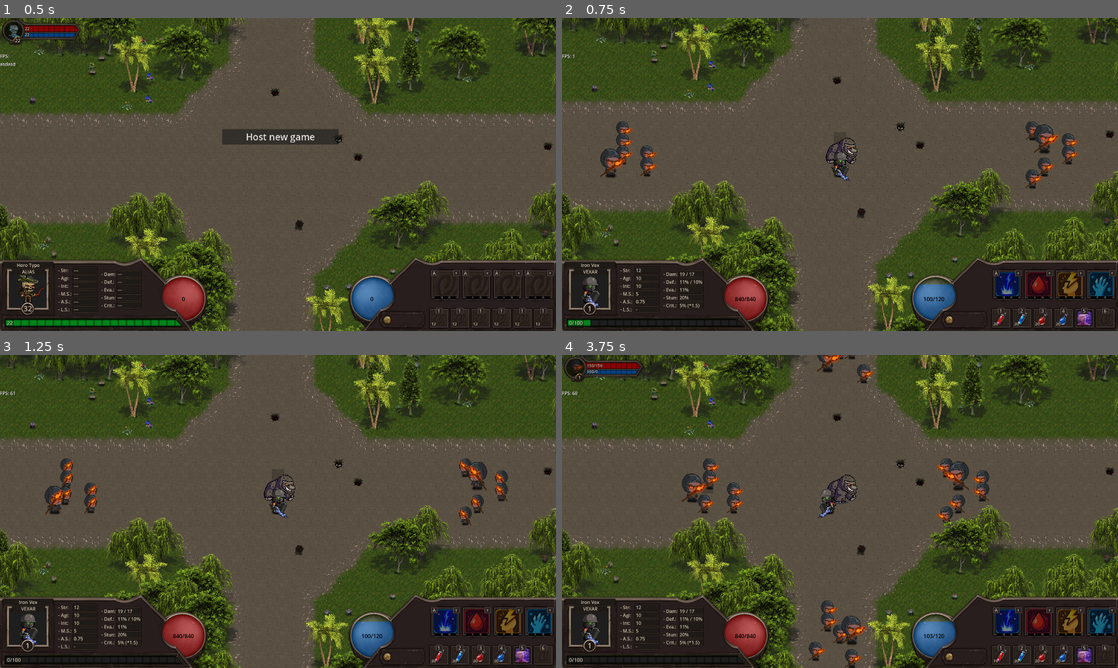
Above: before the commit, frames 1-4 (two rows, left to right).
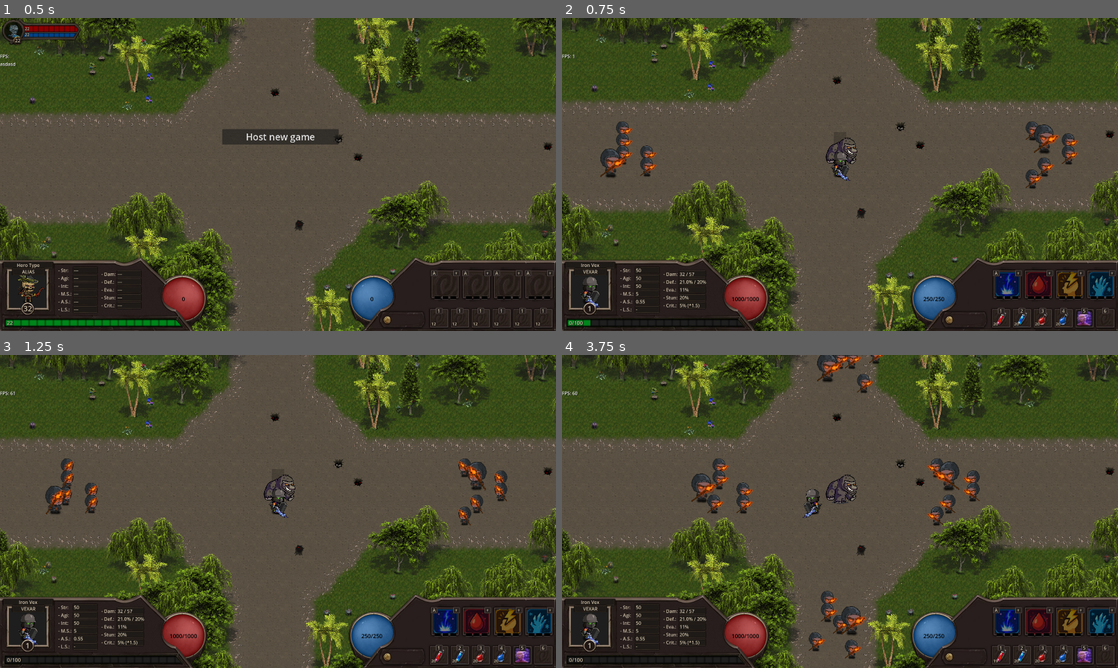
Above: after the commit, the same moments.

Repository: LucasJappert/moomoo-lan-party
Game: Godot game, scene res://scenes/my_main_scene.tscn
Two runs of this game, one before a commit and one after it. Both use one fixed random seed, a clock stepped at 60 frames per second and the inputs below.
Inputs (mouse positions are in pixels of both pictures, inside the frame that each line leads up to):
- Up to frame 1 (0.5 s): no input
- Up to frame 2 (0.75 s): click "Host new game" at 0.5 s
- Up to frame 3 (1.25 s): no input
- Up to frame 4 (3.75 s): tap Enter at 1.25 s; drag from (840, 505) to (628, 486) at 1.27 s; drag from (650, 480) to (840, 511) at 2.02 s; move the mouse to (673, 505) at 2.77 s; hold D 2.78-3.5 s; tap 1 at 2.85 s; click (673, 505) at 2.92 s; drag from (728, 505) to (673, 464) at 3.52 s

Frame 1 is identical in both runs. In frame 2, 0.2% of the frame differs, in the area x 13-70%, y 80-92%; in frame 3, 0.8%; in frame 4, 5.0%, in the area x 0-77%, y 0-100%.

Commit message:
Enemy spellcasting system

Diff:
--- a/scenes/entity/entity_scene.tscn
+++ b/scenes/entity/entity_scene.tscn
@@ -146,6 +146,11 @@
 debug_color = Color(1, 1, 1, 0.054)
 
 [node name="CombatData" parent="." instance=ExtResource("5_wjrb4")]
+current_hp = null
+current_mana = null
+attack_type = null
+projectile_type = null
+target_entity_name = null
 
 [node name="HUD" type="Node2D" parent="."]
 script = ExtResource("3_wjrb4")
--- a/scripts/controllers/enemies_waves_controller.gd
+++ b/scripts/controllers/enemies_waves_controller.gd
@@ -31,6 +31,6 @@
 			var is_boss = (i == ENEMIES_BY_ZONE - 1)
 			enemy._boss_level = _wave_number if is_boss else 0
 
-			enemy.can_attack = false
+			# enemy.can_attack = false
 			GameManager.add_enemy(enemy)
 			# return
--- a/scripts/entity/combat_data/combat_data.gd
+++ b/scripts/entity/combat_data/combat_data.gd
@@ -5,8 +5,8 @@
 @onready var combat_effect_node = $CombatEffectNode
 
 var stats: CombatStats = CombatStats.new()
-@export var current_hp: int = 100
-@export var current_mana: int = 100
+@export var current_hp: int = 0
+@export var current_mana: int = 0
 @export var attack_type := AttackTypes.MELEE
 @export var projectile_type: String = Projectile.TYPES.NONE
 var _skills: Array[Skill] = []
@@ -37,8 +37,12 @@
 
 var charged_skill: Skill
 var keep_ground: bool = false
+var enemy_spell_caster: EnemySpellCaster
 
 func _ready() -> void:
+	if GameManager.AM_I_HOST == false:
+		set_process(false)
+
 	stats.initialize_default_values() # TODO: Review this... Why dont use get_default_instance()?
 
 	# Initialize items
@@ -52,9 +56,9 @@
 
 	# Agregamos una señal para cuando se agrega un hijo a combat_effect_node
 	combat_effect_node.connect("child_entered_tree", func(p_effect: CombatEffect):
+		update_cache_total_stats()
+
 		if !GameManager.MY_PLAYER: return
-
-		update_cache_total_stats()
 
 		if my_owner().is_my_player(): GameManager.my_main.gui_scene.add_effect_to_my_effects(p_effect)
 
@@ -68,23 +72,28 @@
 		return CombatEffect.get_instance_from_dict(effect_data)
 
 func _post_ready() -> void:
-	# At the moment, the player is the only entity that has items
-	if my_owner() is Player == false: return
-
 	if not GameManager.AM_I_HOST: return
+
+	current_hp = int(get_total_hp())
+	current_mana = int(get_total_mana())
+
+	print("my_owner() name: ", my_owner().name)
+	if my_owner() is Enemy:
+		enemy_spell_caster = EnemySpellCaster.new(my_owner())
 
 	for item in _items:
 		my_owner().rpc_handler.send_item_updated(item) # Send items to clients
 
-# TODO: Improve this
-func _process(_delta: float):
+func _process(_delta: float): # Run only when it is the host
 	if not my_owner(): return
 
 	try_physical_attack(_delta)
 
-	_try_to_add_effect_from_skills()
+	_try_to_add_effect_from_skills() # TODO: Try to improve this (maybe using signals)
 
 	_actions_after_1_second(_delta)
+
+	if enemy_spell_caster: enemy_spell_caster._process(_delta)
 
 # TODO: Review
 func _server_execute_physical_damage(_target: Entity) -> void:
@@ -355,6 +364,9 @@
 		if total_damage < 0: total_damage = 0
 		_di.total_damage = total_damage
 
+func get_skills() -> Array[Skill]:
+	return _skills
+
 func get_skill(p_name: String) -> Skill:
 	for skill in _skills:
 		if not skill.learned_level: continue
@@ -440,6 +452,7 @@
 
 	return true
 # endregion TRY PHISICAL ATTACK
+
 
 # region 	SERVER METHODS
 func global_receive_damage_or_heal(_di: DamageInfo):
@@ -459,7 +472,6 @@
 	register_attacker(_di.get_attacker())
 
 func _try_to_add_effect_from_skills() -> void:
-	if not my_owner() is Player: return
 	for skill in _skills:
 		if not skill.learned_level: continue
 		var skill_base = skill.get_learned_skill()
--- a/scripts/entity/combat_data/combat_effect.gd
+++ b/scripts/entity/combat_data/combat_effect.gd
@@ -86,7 +86,7 @@
 	if _attacker.combat_data.current_hp < _attacker.combat_data.get_total_hp() && _di.total_damage > 0:
 		var _attacker_life_steal_percent = _attacker.combat_data.cache_total_stats.life_steal_percent
 		if _attacker_life_steal_percent > 0:
-			var total_heal = int(_di.total_damage * _attacker_life_steal_percent)
+			var total_heal = int(max(1, _di.total_damage * _attacker_life_steal_percent))
 			if total_heal > 0:
 				var new_di = DamageInfo.get_instance()
 				new_di.total_damage = - total_heal
--- a/scripts/entity/combat_data/combat_stats.gd
+++ b/scripts/entity/combat_data/combat_stats.gd
@@ -107,21 +107,21 @@
 	var attr = CombatStats.new()
 	attr.hp = _str * 20
 	attr.hp_regeneration_points = _str * 0.1
-	attr.physical_attack_power = _str
+	attr.physical_attack_power = _str * 0.5
 	return attr
 
 static func get_extra_stats_by_intelligence(_int: int) -> CombatStats:
 	var attr = CombatStats.new()
-	attr.mana = _int * 12
+	attr.mana = _int * 5
 	attr.mana_regeneration_points = _int * 0.1
 	attr.magic_attack_power = _int
 	return attr
 
 static func get_extra_stats_by_agility(_agi: int) -> CombatStats:
 	var attr = CombatStats.new()
-	attr.attack_speed = _agi * 0.025
-	attr.evasion = _agi * 0.001 # 1000 of agility = 1 = 100% evasion
-	attr.physical_defense_percent = _agi * 0.001 # 1000 of agility = 1 = 100% defense
+	attr.attack_speed = _agi * 0.001 # 1000 of agility = 1 = Cada segundo 1 ataque
+	attr.evasion = _agi * 0.0002 # 5000 of agility = 1 = 100% evasion
+	attr.physical_defense_percent = _agi * 0.0002 # 5000 of agility = 1 = 100% defense
 	return attr
 
 # region 	GETTERs
--- /dev/null
+++ b/scripts/entity/combat_data/components/enemy_spell_caster.gd
@@ -0,0 +1,44 @@
+class_name EnemySpellCaster
+
+var _enemy: Entity
+var cast_timer: float = 0.0
+var next_cast_delay: float = 0.0
+
+func _init(enemy: Entity):
+	_enemy = enemy
+	randomize()
+	_set_next_cast_delay()
+
+func _process(delta):
+	if not _enemy: return
+	if _enemy._boss_level == 0: return
+
+	cast_timer += delta
+	if cast_timer < next_cast_delay: return
+
+	_try_cast_random_skill()
+	_set_next_cast_delay()
+	cast_timer = 0.0
+
+func _set_next_cast_delay() -> void:
+	var factor = clamp(float(_enemy.level - 1) / EnemiesWavesController.TOTAL_WAVES, 0.0, 1.0) # Normalize level 1-30 to 0-1
+	var min_delay = lerp(6.0, 2.0, factor)
+	var max_delay = lerp(12.0, 5.0, factor)
+	next_cast_delay = randf_range(min_delay, max_delay)
+
+func _try_cast_random_skill() -> bool:
+	if _enemy.combat_data._target_entity == null: return false
+
+	var available_skills: Array[Skill] = _enemy.combat_data.get_skills().filter(func(skill):
+		if skill.get_learned_skill() == null: return false
+		if not skill.can_use(_enemy): return false
+
+		return true
+	)
+
+	if available_skills.size() == 0: return true
+
+	var skill_to_cast: Skill = available_skills[randi() % available_skills.size()]
+	skill_to_cast.use(_enemy, _enemy.combat_data._target_entity)
+
+	return true
--- a/scripts/entity/enemy.gd
+++ b/scripts/entity/enemy.gd
@@ -20,6 +20,8 @@
 	_ready_for_server()
 
 func _ready_for_server():
+	_set_next_cast_delay()
+
 	if not multiplayer.is_server():
 		return
 	timer_500ms = Timer.new()
@@ -89,3 +91,21 @@
 			closest_player = player
 
 	return closest_player
+
+# region TRY SKILL USE
+var cast_timer: float = 0.0
+var next_cast_delay: float = 0.0
+func _set_next_cast_delay():
+	# Ejemplo: nivel 1 = casteo cada 4~6s, nivel 10 = casteo cada 1~2s
+	var min_delay = lerp(6.0, 2.0, clamp(level / 10.0, 0, 1))
+	var max_delay = lerp(8.0, 3.0, clamp(level / 10.0, 0, 1))
+	next_cast_delay = randf_range(min_delay, max_delay)
+
+func try_cast_random_skill():
+	var available_skills = combat_data._skills.filter(func(s): return s.can_use(self))
+
+	if available_skills.size() == 0:
+		return
+
+	var skill_to_cast = available_skills[randi() % available_skills.size()]
+	skill_to_cast.use(self)
--- a/scripts/entity/entity.gd
+++ b/scripts/entity/entity.gd
@@ -65,6 +65,17 @@
 
 # region 	GETTERs
 func is_my_player() -> bool: return false
+
+func get_my_enemies() -> Array[Entity]:
+	if self is Player or self is Moomoo: return GameManager.get_enemies()
+
+	if self is Enemy:
+		var result: Array[Entity] = []
+		result.append_array(GameManager.get_players())
+		result.append(GameManager.get_moomoo())
+		return result
+
+	return []
 # endregion GETTERs
 
 # region 	SETTERs
--- a/scripts/factories/enemy_factory.gd
+++ b/scripts/factories/enemy_factory.gd
@@ -7,7 +7,13 @@
 	return enemy
 
 # region INTERNAL METHODS
+static func _set_base_stats(_enemy: Enemy):
+	_enemy.combat_data.stats.agility = 4
+	_enemy.combat_data.stats.strength = 4
+	_enemy.combat_data.stats.intelligence = 4
+
 static func set_frost_revenant(_enemy: Enemy):
+	_set_base_stats(_enemy)
 	if _enemy.enemy_type != EnemyTypes.FROST_REVENANT: return false
 
 	_enemy.combat_data.stats.hp = 100
@@ -19,6 +25,7 @@
 	return true
 
 static func set_warden_of_decay(_enemy: Enemy):
+	_set_base_stats(_enemy)
 	if _enemy.enemy_type != EnemyTypes.WARDEN_OF_DECAY: return false
 
 	_enemy.combat_data.stats.hp = 120
@@ -30,6 +37,7 @@
 	return true
 
 static func set_flame_cultist(_enemy: Enemy):
+	_set_base_stats(_enemy)
 	if _enemy.enemy_type != EnemyTypes.FLAME_CULTIST: return false
 
 	_enemy.combat_data.stats.hp = 150
@@ -44,7 +52,8 @@
 	_enemy.combat_data._skills.append_array([
 		Skill.get_new_learned_skill(Skill.Names.LIFESTEAL),
 		# Skill.get_new_learned_skill(Skill.Names.MIRROR_DEMISE),
-		Skill.get_new_learned_skill(Skill.Names.FROZEN_TOUCH)
+		# Skill.get_new_learned_skill(Skill.Names.FROZEN_TOUCH),
+		Skill.get_new_learned_skill(Skill.Names.STORM_STRIKE)
 	])
 
 # endregion
--- a/scripts/globals/game_manager.gd
+++ b/scripts/globals/game_manager.gd
@@ -89,6 +89,8 @@
 func get_enemies() -> Array[Entity]:
 	return entities.values().filter(func(e): return e is Enemy)
 
+func get_moomoo() -> Entity: return moomoo
+
 func get_entity(entity_name: String) -> Entity:
 	return entities.get(entity_name)
 
--- a/scripts/models/skill.gd
+++ b/scripts/models/skill.gd
@@ -304,16 +304,12 @@
 func _apply_storm_strike(_attacker: Entity, _target: Entity) -> bool:
 	if not _target: return false
 
-	# We could remove this logic
-	if _attacker is Player and not _target is Enemy: return false
-	if _attacker is Enemy and not (_target is Player or _target is Moomoo): return false
-
 	var attacker_stats = _attacker.combat_data.cache_total_stats
 	var total_damage = get_stats().custom_damage_heal.get_total_damage_heal(attacker_stats.agility, attacker_stats.strength, attacker_stats.intelligence)
 
 	var targets = [_target]
-	var enemies = GameManager.get_enemies()
-	targets.append_array(GlobalsEntityHelpers.get_closest_entities(_target.global_position, get_max_targets() - 1, enemies, MapManager.TILE_SIZE_INT * 6, [_target]))
+	var my_enemies = _attacker.get_my_enemies()
+	targets.append_array(GlobalsEntityHelpers.get_closest_entities(_target.global_position, get_max_targets() - 1, my_enemies, MapManager.TILE_SIZE_INT * 6, [_target]))
 
 	for target in targets:
 		var _di := DamageInfo.new(total_damage, get_learned_skill().damage_type)
--- a/scripts/types/hero_types.gd
+++ b/scripts/types/hero_types.gd
@@ -64,12 +64,10 @@
 	return heros_json_data[hero_type]
 
 static func initialize_hero(player: Player) -> void:
-	player.combat_data.stats.hp = 400
-	player.combat_data.stats.mana = 100
 	player.json_data = HeroTypes.get_hero_json_data(player.hero_type)
 	var stats = CombatStats.new()
-	stats.physical_defense_percent = 0.1
-	stats.magic_defense_percent = 0.1
+	stats.physical_defense_percent = 0.2
+	stats.magic_defense_percent = 0.2
 	stats.evasion = 0.05
 	stats.crit_chance = 0.05
 	stats.crit_multiplier = 1.5
@@ -77,9 +75,9 @@
 	stats.physical_attack_power = 7
 	stats.magic_attack_power = 7
 	stats.move_speed = 5
-	stats.agility = 10
-	stats.strength = 10
-	stats.intelligence = 10
+	stats.agility = 50
+	stats.strength = 50
+	stats.intelligence = 50
 	stats.attack_range = CombatStats.MIN_ATTACK_RANGE
 	# region Add some potions
 	player.combat_data.add_item(SlotItemInfo.get_consumable_slot_item(Item.get_item(Item.Names.HEALTH_POTION_I), 20))
@@ -91,11 +89,10 @@
 	# endregion Add some potions
 
 	if player.hero_type == IRON_VEX:
-		stats.hp = 600
 		stats.evasion = 0.1
-		stats.agility = 10
-		stats.strength = 12
-		stats.intelligence = 10
+		stats.agility = 50
+		stats.strength = 50
+		stats.intelligence = 50
 		player.combat_data._skills = [
 			Skill.get_skill(Skill.Names.STORM_STRIKE),
 			Skill.get_skill(Skill.Names.LIFESTEAL),
@@ -121,7 +118,6 @@
 		player.combat_data._skills = [Skill.get_skill(Skill.Names.LIFESTEAL)]
 
 	player.combat_data.update_base_stats(stats)
-	player.combat_data.current_hp = int(player.combat_data.get_total_hp())
 
 # [
 #   {
Not shown, added: scripts/entity/combat_data/components/enemy_spell_caster.gd.uid
Not shown, changed: TODO.md
